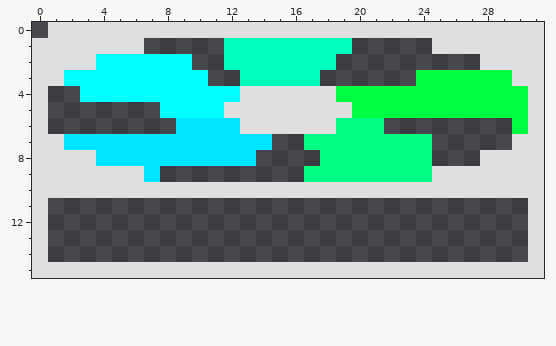
Pixel-art sprite, stored at src/Assets/sozai/fan/fan002_03.png. The picture above was drawn from the file before the commit.
The file is 32x32 pixels. The old version is drawn lined up with the new one, on the new canvas.
After:
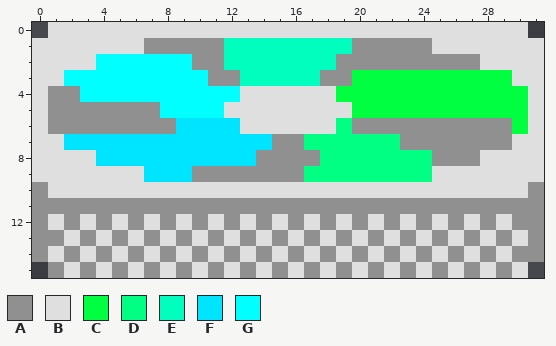
Palette (. is transparent): A #909090  B #dfdfdf  C #00ff41  D #00ff82  E #00ffbe  F #00e5ff  G #00ffff
Edits made:
{"change": "canvas 32x32 -> 32x16, the old top-left corner now at 0,-16 (the part of the old canvas that was cut away was empty and is not shown)"}
{"y":0,"x":31,"old":"B","new":"."}
{"y":1,"x":7,"old":".....","new":"AAAAA"}
{"y":1,"x":20,"old":".....","new":"AAAAA"}
{"y":2,"x":10,"old":"..","new":"AA"}
{"y":2,"x":19,"old":".........","new":"AAAAAAAAA"}
{"y":3,"x":11,"old":"..","new":"AA"}
{"y":3,"x":18,"old":"......","new":"AACCCC"}
{"y":4,"x":1,"old":"..","new":"AA"}
{"y":5,"x":1,"old":".......","new":"AAAAAAA"}
{"y":6,"x":1,"old":"........","new":"AAAAAAAA"}
{"y":6,"x":20,"old":"DD........","new":"AAAAAAAAAA"}
{"y":7,"x":15,"old":"..","new":"AA"}
{"y":7,"x":23,"old":"DD.....","new":"AAAAAAA"}
{"y":8,"x":14,"old":"....","new":"AAAA"}
{"y":8,"x":25,"old":"...","new":"AAA"}
{"y":9,"x":8,"old":".........","new":"FFAAAAAAA"}
{"y":10,"x":0,"old":"B","new":"A"}
{"y":10,"x":31,"old":"B","new":"A"}
{"y":11,"x":0,"old":"B..............................B","new":"AAAAAAAAAAAAAAAAAAAAAAAAAAAAAAAA"}
{"y":12,"x":0,"old":"B..............................B","new":"ABABABABABABABABABABABABABABABAA"}
{"y":13,"x":0,"old":"B..............................B","new":"AABABABABABABABABABABABABABABABA"}
{"y":14,"x":0,"old":"B..............................B","new":"ABABABABABABABABABABABABABABABAA"}
{"y":15,"x":0,"old":"BB","new":".A"}
{"y":15,"x":3,"old":"B","new":"A"}
{"y":15,"x":5,"old":"B","new":"A"}
{"y":15,"x":7,"old":"B","new":"A"}
{"y":15,"x":9,"old":"B","new":"A"}
{"y":15,"x":11,"old":"B","new":"A"}
{"y":15,"x":13,"old":"B","new":"A"}
{"y":15,"x":15,"old":"B","new":"A"}
{"y":15,"x":17,"old":"B","new":"A"}
{"y":15,"x":19,"old":"B","new":"A"}
{"y":15,"x":21,"old":"B","new":"A"}
{"y":15,"x":23,"old":"B","new":"A"}
{"y":15,"x":25,"old":"B","new":"A"}
{"y":15,"x":27,"old":"B","new":"A"}
{"y":15,"x":29,"old":"B","new":"A"}
{"y":15,"x":31,"old":"B","new":"."}
